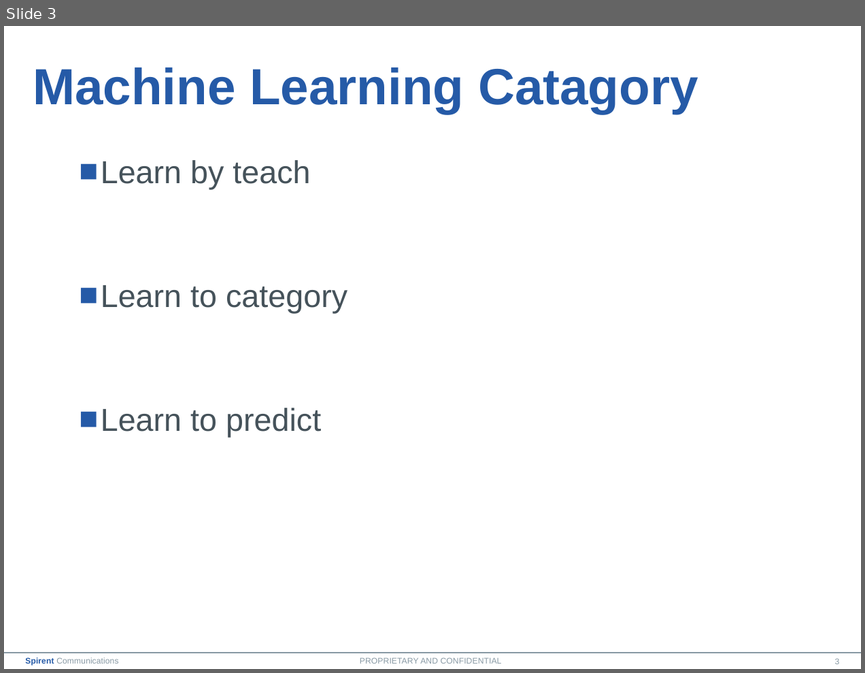
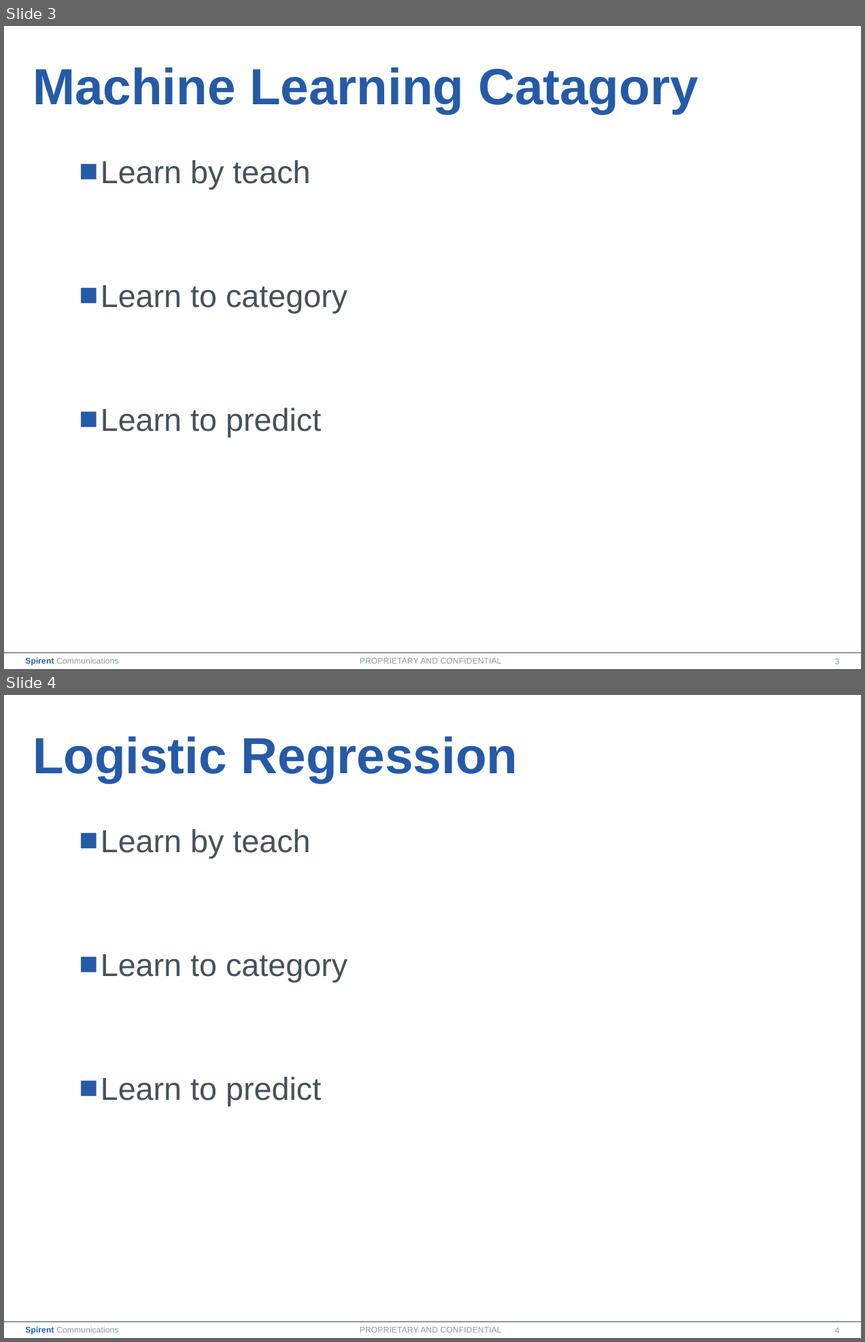
Before and after one commit to hbdhj/documents, a slide deck: training_draft/machine_learning_intro.pptx. Shown one above the other, each under a label of ours: slide 3 before the commit, slides 3 and 4 after it. The pictures are 865x673 and 865x1342 pixels, drawn with LibreOffice and Linux fonts; fonts in the diff are those of the drawing; background and template pictures are left out. Boxes give left, top, right and bottom in pixels: in the first picture for what was removed or moved away, otherwise in the second. Text is boxed around its words. In the diff, an @@ line names an element or a change of style, - is before the commit and + after.

```diff
--- a/training_draft/machine_learning_intro.pptx
+++ b/training_draft/machine_learning_intro.pptx
@@ slide 4 added at box(4, 695, 861, 1338), background #FFFFFF; not listed: 4 template elements that a slide beside it also shows @@
@@ title added at box(33, 736, 517, 783), 32 pt, text #255AA7, bold @@
+Logistic Regression
@@ text added at box(101, 829, 347, 1106), 20 pt, text #45525A @@
+■ Learn by teach
+■ Learn to category
+■ Learn to predict
```
Also in this commit, not shown: 5 other slides added, 1 other file.
